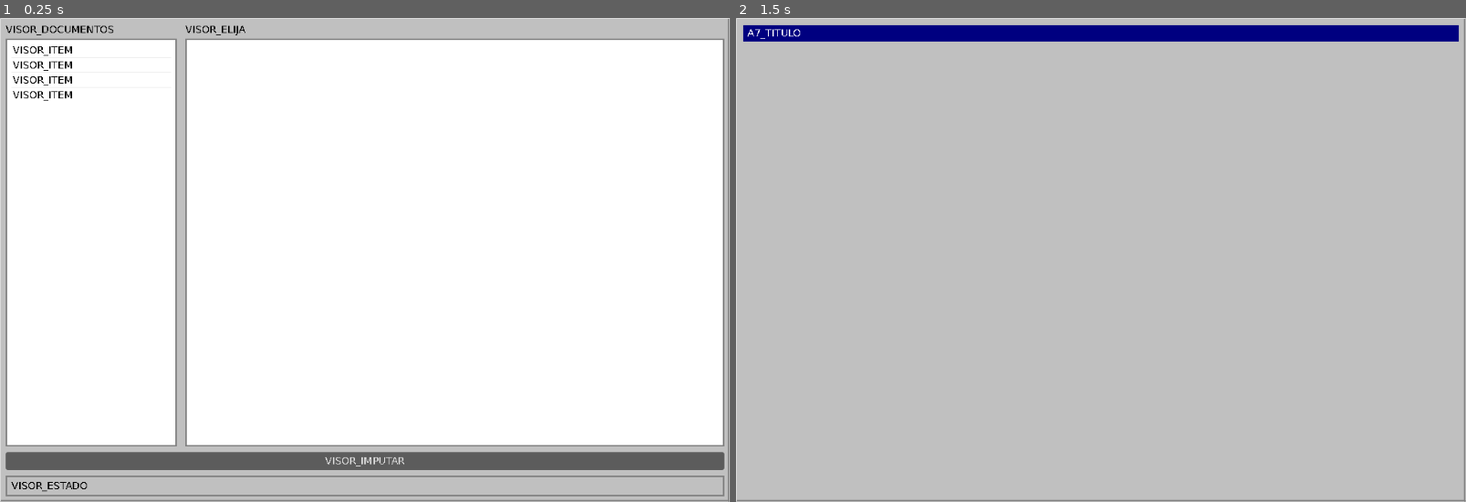
Above: before the commit, frames 1-2 (left to right).
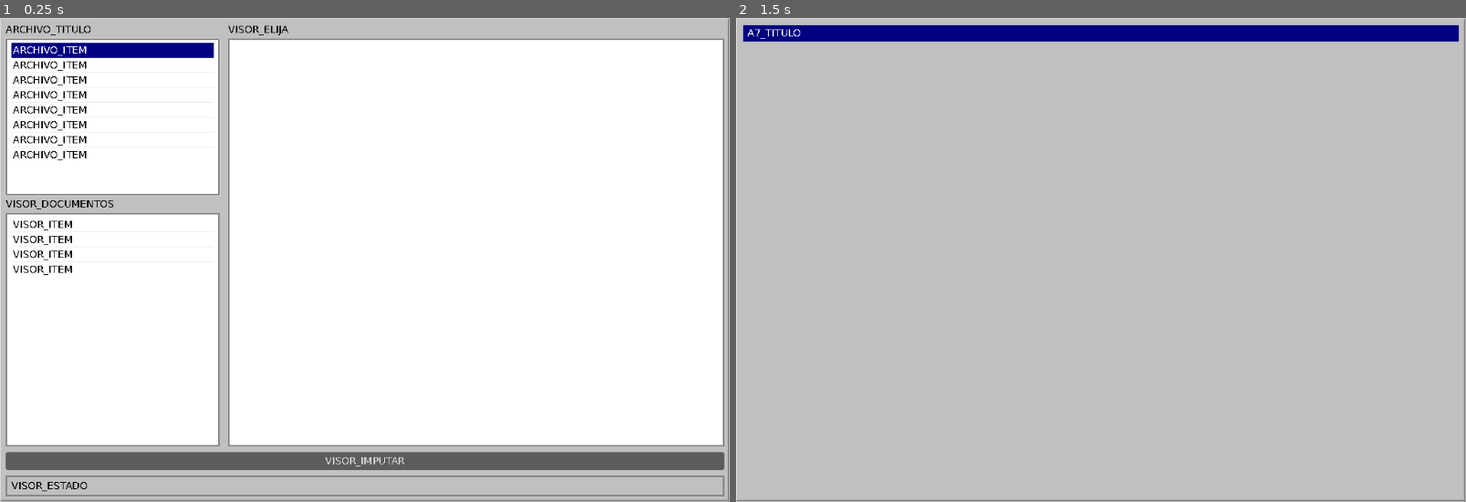
Above: after the commit, the same moments.

Repository: eGurucharri/expediente-legado
Game: Godot game, scene res://escenas/visor.tscn
Same seed, same stepped clock (60 frames per second), same inputs: the game is played once before the commit and once after it. This scene is started directly instead of the project's main scene.
Inputs (mouse positions are in pixels of both pictures, inside the frame that each line leads up to):
- Up to frame 1 (0.25 s): no input
- Up to frame 2 (1.5 s): click "VISOR_IMPUTAR" at 0.5 s; tap Enter at 1.25 s; move the mouse to (1261, 235) at 1.27 s; hold Right (ui_right) from 1.28 s (still down)

The runs differ from the first frame. In frame 1, 5.9% of the frame differs, in the area x 0-40%, y 1-89%; in frame 2, nothing differs.
Error before the commit: not all arguments converted during string formatting in operator '%'. (res://guion/visor_expediente.gd:115)
Error after the commit: not all arguments converted during string formatting in operator '%'. (res://guion/visor_expediente.gd:119)

Commit message:
feat: navegar por los ocho expedientes y respetar las firmas (#77)

Diff:
--- a/godot/datos/textos.csv
+++ b/godot/datos/textos.csv
@@ -159,3 +159,10 @@
 VISOR_SIN_FECHA,sin fecha de registro
 VISOR_SIN_JORNADA,SE ACABÓ LA JORNADA. Fiche la salida.
 VOZ_CUNADO,— %s
+ARCHIVO_TITULO,EXPEDIENTES
+ARCHIVO_ITEM,%s %d/%d · %s
+ARCHIVO_SELLADO,■
+ARCHIVO_ABIERTO,□
+ARCHIVO_CONFIDENCIAL,"CONFIDENCIAL · "
+ARCHIVO_YA_FIRMADO,ESTE EXPEDIENTE YA TIENE VEREDICTO FIRME.
+ARCHIVO_ERROR_GUARDAR,NO SE PUDO GUARDAR LA PARTIDA
--- a/godot/guion/visor_expediente.gd
+++ b/godot/guion/visor_expediente.gd
@@ -39,6 +39,9 @@
 var _aviso_partida := ""
 
 var _lista: ItemList
+var _archivo: ItemList
+var _titulo_ventana: Label
+var _imputar: Button
 var _documento: RichTextLabel
 var _cabecera: Label
 var _estado: Label
@@ -62,6 +65,7 @@
 	_documento.text = ""
 	_cabecera.text = tr("VISOR_ELIJA")
 	_refrescar_estado()
+	_archivo.grab_focus()
 
 
 func _draw() -> void:
@@ -90,10 +94,10 @@
 	columnas.add_child(_columna_indice())
 	columnas.add_child(_columna_documento())
 
-	var acusar := Button.new()
-	acusar.text = tr("VISOR_IMPUTAR")
-	acusar.pressed.connect(_abrir_formulario)
-	raiz.add_child(acusar)
+	_imputar = Button.new()
+	_imputar.text = tr("VISOR_IMPUTAR")
+	_imputar.pressed.connect(_abrir_formulario)
+	raiz.add_child(_imputar)
 
 	_estado = _etiqueta("", EstiloSiga.NEGRO)
 	var barra_estado := _hueco()
@@ -122,12 +126,24 @@
 		EstiloSiga.BLANCO
 	)
 	barra.add_child(titulo)
+	_titulo_ventana = titulo
 	return barra
 
 
 func _columna_indice() -> Control:
 	var columna := VBoxContainer.new()
 	columna.add_theme_constant_override("separation", 4)
+	columna.custom_minimum_size.x = 300
+	columna.add_child(_etiqueta(tr("ARCHIVO_TITULO"), EstiloSiga.NEGRO))
+	_archivo = ItemList.new()
+	_archivo.custom_minimum_size.y = 220
+	_archivo.add_theme_stylebox_override("panel", _caja_hundida(EstiloSiga.BLANCO))
+	_archivo.add_theme_color_override("font_color", EstiloSiga.NEGRO)
+	_archivo.add_theme_color_override("font_selected_color", EstiloSiga.BLANCO)
+	_archivo.item_selected.connect(_al_elegir_caso)
+	columna.add_child(_archivo)
+	_refrescar_archivo()
+	_archivo.select(0)
 	columna.add_child(_etiqueta(tr("VISOR_DOCUMENTOS"), EstiloSiga.NEGRO))
 
 	_lista = ItemList.new()
@@ -142,11 +158,56 @@
 	seleccion.set_corner_radius_all(0)
 	_lista.add_theme_stylebox_override("selected", seleccion)
 	_lista.add_theme_stylebox_override("selected_focus", seleccion)
+	_archivo.add_theme_stylebox_override("selected", seleccion)
+	_archivo.add_theme_stylebox_override("selected_focus", seleccion)
 	for registro in caso["registros"]:
 		_lista.add_item(tr("VISOR_ITEM") % [_icono(registro["tipo"]), registro["folio"]])
 	_lista.item_selected.connect(_al_elegir_documento)
 	columna.add_child(_lista)
 	return columna
+
+
+func _refrescar_archivo() -> void:
+	var resumenes := Progreso.de_casos(contenido.casos, descubiertas)
+	_archivo.clear()
+	for i in contenido.casos.size():
+		var ficha: Dictionary = contenido.casos[i]
+		var progreso: Dictionary = resumenes[i]
+		var cerrado := Acusacion.esta_cerrado(partida.estado, ficha["id"])
+		var titulo: String = ficha["titulo"]
+		if ficha.get("confidencial", false):
+			titulo = tr("ARCHIVO_CONFIDENCIAL") + titulo
+		var nombre: String = (
+			tr("ARCHIVO_ITEM")
+			% [
+				tr("ARCHIVO_SELLADO") if cerrado else tr("ARCHIVO_ABIERTO"),
+				progreso["encontradas"],
+				progreso["total"],
+				titulo
+			]
+		)
+		_archivo.add_item(nombre)
+		_archivo.set_item_tooltip(i, nombre)
+		if cerrado:
+			_archivo.set_item_custom_bg_color(i, EstiloSiga.GRIS)
+		if ficha["id"] == caso["id"]:
+			_archivo.select(i)
+
+
+func _al_elegir_caso(indice: int) -> void:
+	caso = contenido.casos[indice]
+	registro_actual = {}
+	_aviso_partida = ""
+	_documento.text = ""
+	_cabecera.text = tr("VISOR_ELIJA")
+	_titulo_ventana.text = (
+		tr("VISOR_BARRA_TITULO")
+		% (int(caso["anioSuceso"]) if caso.get("anioSuceso") != null else tr("SIN_FECHA_CORTA"))
+	)
+	_lista.clear()
+	for registro in caso["registros"]:
+		_lista.add_item(tr("VISOR_ITEM") % [_icono(registro["tipo"]), registro["folio"]])
+	_refrescar_estado()
 
 
 func _columna_documento() -> Control:
@@ -183,7 +244,7 @@
 	# el juego pide hacer; lo que cuesta es abrir uno nuevo, así que la decisión
 	# del día es QUÉ mirar y no cuánto.
 	var ya_visto: bool = jornada["leido_hoy"].has(registro["folio"])
-	if not ya_visto:
+	if not ya_visto and not Acusacion.esta_cerrado(partida.estado, caso["id"]):
 		if not Jornada.gastar_accion(jornada):
 			Sonido.sonar(self, "error")
 			_aviso_partida = tr("VISOR_SIN_JORNADA")
@@ -218,15 +279,18 @@
 
 
 func _al_pulsar_marca(meta: Variant) -> void:
+	if Acusacion.esta_cerrado(partida.estado, caso["id"]):
+		return
 	var partes := String(meta).split(":", true, 1)
 	match partes[0]:
 		"pista":
 			if not descubiertas.has(partes[1]):
 				descubiertas.append(partes[1])
+				_refrescar_archivo()
 				# Se guarda al descubrir y no al salir: este juego se cierra
 				# leyendo un documento, no desde un menú.
 				if not partida.guardar():
-					_aviso_partida = "NO SE PUDO GUARDAR LA PARTIDA"
+					_aviso_partida = tr("ARCHIVO_ERROR_GUARDAR")
 				_mostrar_registro(registro_actual)
 		"carta":
 			# El relato de la carta oculta vive en prometeo-ui.js y no está
@@ -240,7 +304,7 @@
 ## devuelve lo que  haya resuelto.
 func _abrir_formulario() -> void:
 	if Acusacion.esta_cerrado(partida.estado, caso["id"]):
-		_aviso_partida = "ESTE EXPEDIENTE YA TIENE VEREDICTO FIRME."
+		_aviso_partida = tr("ARCHIVO_YA_FIRMADO")
 		_refrescar_estado()
 		return
 
@@ -266,6 +330,8 @@
 
 
 func _refrescar_estado() -> void:
+	_imputar.disabled = Acusacion.esta_cerrado(partida.estado, caso["id"])
+	_refrescar_archivo()
 	if not _aviso_partida.is_empty():
 		_estado.text = _aviso_partida
 		return
--- a/godot/pruebas/recorrido.gd
+++ b/godot/pruebas/recorrido.gd
@@ -26,6 +26,25 @@
 	var visor = dia._pantalla.get_child(0)
 	_comprobar("el puesto abre en el mismo día", visor.jornada["dia"], 5)
 	_comprobar("la plantilla no cambia al sentarse", visor.jornada["plantilla"], 427)
+	_comprobar("el archivo ofrece los ocho expedientes", visor._archivo.item_count, 8)
+	for i in visor.contenido.casos.size():
+		visor._al_elegir_caso(i)
+		_comprobar(
+			"seleccionar cambia el expediente", visor.caso["id"], visor.contenido.casos[i]["id"]
+		)
+		_comprobar(
+			"cada expediente muestra sus documentos",
+			visor._lista.item_count,
+			visor.caso["registros"].size()
+		)
+	_comprobar("navegar no consume jornada", visor.jornada["acciones"], 3)
+	_comprobar("navegar no abre un documento a escondidas", visor._documento.text, "")
+	_comprobar(
+		"el confidencial se identifica",
+		visor._archivo.get_item_text(5).contains("CONFIDENCIAL"),
+		true
+	)
+	visor._al_elegir_caso(0)
 	visor._al_elegir_documento(0)
 	dia._cerrar_expediente()
 	await process_frame
@@ -53,6 +72,25 @@
 	await process_frame
 	_comprobar("reiniciar abre en casa", vuelta.jornada["fase"], "casa")
 	_comprobar("reiniciar conserva las acciones gastadas", vuelta.jornada["acciones"], 2)
+	vuelta._abrir_expediente()
+	await process_frame
+	var archivo = vuelta._pantalla.get_child(0)
+	archivo.partida.estado["veredictos"][archivo.caso["id"]] = archivo.caso["sospechosos"][0]["id"]
+	archivo._refrescar_estado()
+	archivo._al_elegir_documento(1)
+	_comprobar(
+		"un expediente firmado sigue siendo legible", archivo._documento.text.is_empty(), false
+	)
+	_comprobar("releer un expediente firmado es gratis", archivo.jornada["acciones"], 2)
+	_comprobar("una firma firme desactiva imputar", archivo._imputar.disabled, true)
+	_comprobar(
+		"el expediente firmado cambia de fondo",
+		archivo._archivo.get_item_custom_bg_color(0),
+		EstiloSiga.GRIS
+	)
+	var antes: Array = archivo.descubiertas.duplicate()
+	archivo._al_pulsar_marca("pista:" + archivo.caso["pistas"][0]["id"])
+	_comprobar("no se modifica un expediente firmado", archivo.descubiertas, antes)
 	vuelta.queue_free()
 	await process_frame
 	# El mezclador libera las voces de las puertas en su propio hilo.
Not shown, changed: scripts/verificar_godot.py
